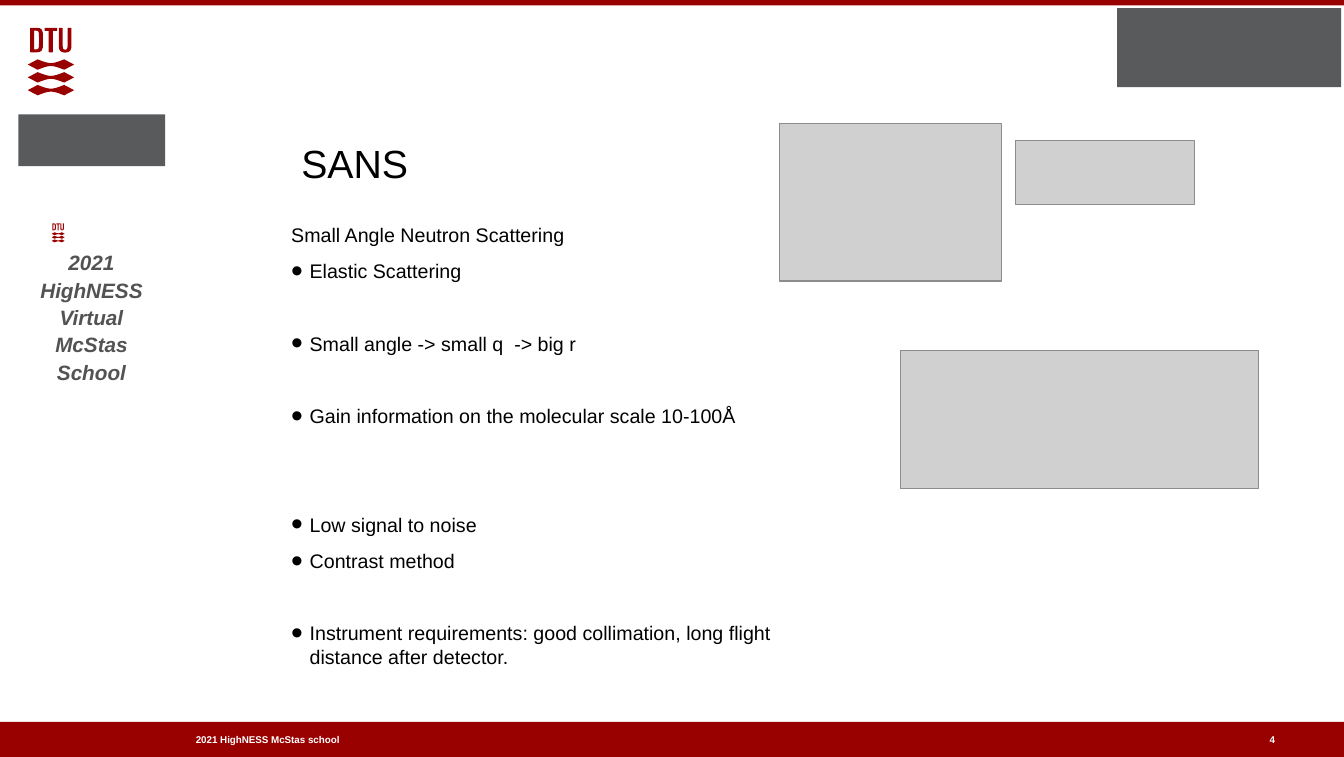
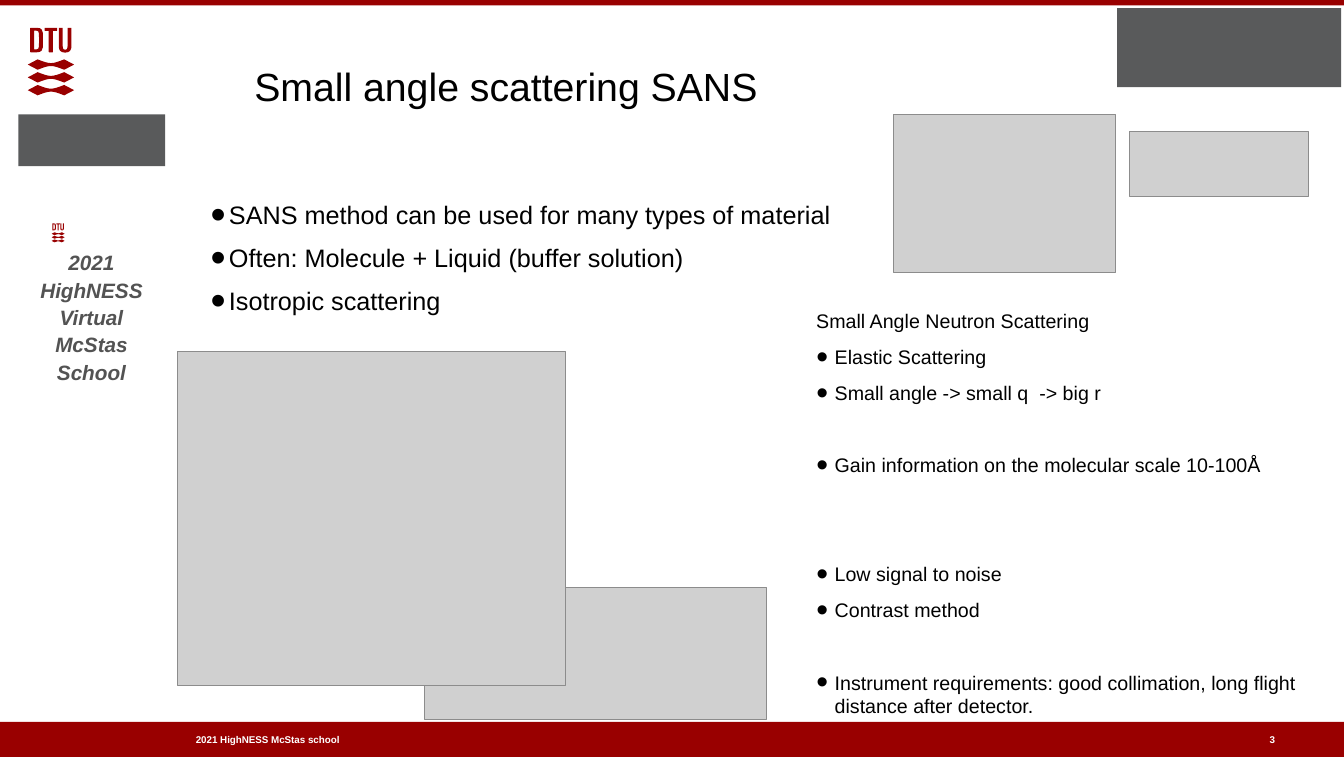
Before and after one commit to McStasMcXtrace/Schools, a slide deck: slide 3 of ESS_May_2021/Thursday_May_6th/2_Samples_II/More_samples.pptx (slide 4 before the commit). Drawn at 1344x757 pixels with LibreOffice and Linux fonts; fonts in the diff are those of the drawing; grey boxes stand for pictures; background and template pictures are left out. Boxes give left, top, right and bottom in pixels: in the first picture for what was removed or moved away, otherwise in the second. Text is boxed around its words. In the diff, an @@ line names an element or a change of style, - is before the commit and + after.

```diff
--- a/ESS_May_2021/Thursday_May_6th/2_Samples_II/More_samples.pptx
+++ b/ESS_May_2021/Thursday_May_6th/2_Samples_II/More_samples.pptx
@@ text at (x1=254, y1=72, x2=758, y2=109): text changed @@
-SANS
+Small angle scattering SANS
@@ picture moved from (x1=779, y1=123, x2=1001, y2=281) to (x1=893, y1=114, x2=1115, y2=271) @@
@@ picture moved from (x1=1015, y1=140, x2=1194, y2=205) to (x1=1129, y1=131, x2=1308, y2=196) @@
@@ text added at (x1=229, y1=205, x2=830, y2=316), 18 pt, text #000000 @@
+• SANS method can be used for many types of material
+• Often: Molecule + Liquid (buffer solution)
+• Isotropic scattering
@@ text "Small Angle Neutron Scattering" rewrapped from (x1=291, y1=227, x2=770, y2=665) to (x1=816, y1=313, x2=1295, y2=714) @@
@@ picture added at (x1=178, y1=351, x2=565, y2=685) @@
@@ picture resized from (x1=901, y1=350, x2=1259, y2=488) to (x1=425, y1=587, x2=767, y2=719) @@
@@ page number at (x1=1270, y1=736, x2=1275, y2=746): text changed @@
-4
+3
```
Also in this commit, not shown: 7 other slides changed, 6 slides added, 7 slides removed, 2 other files.
